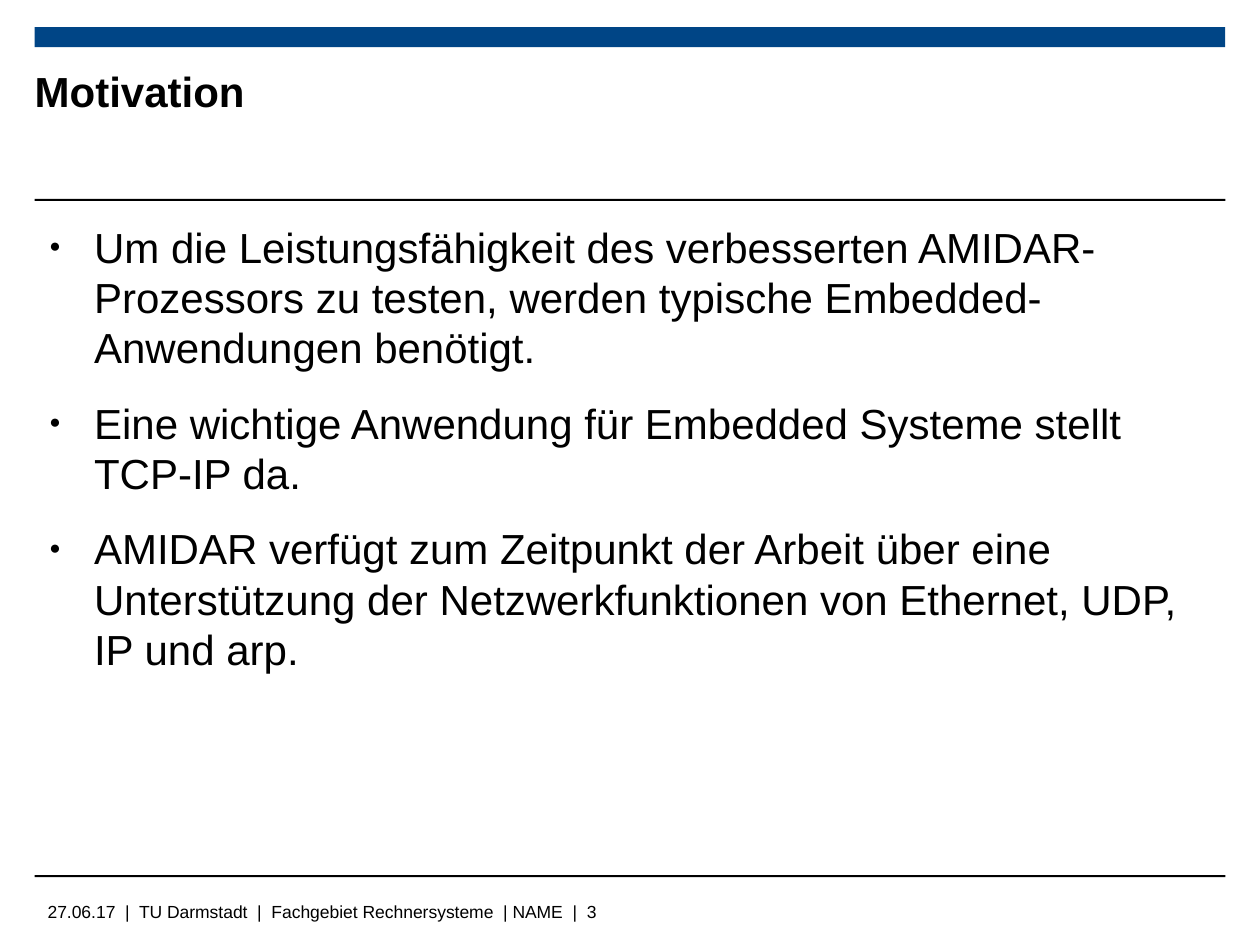
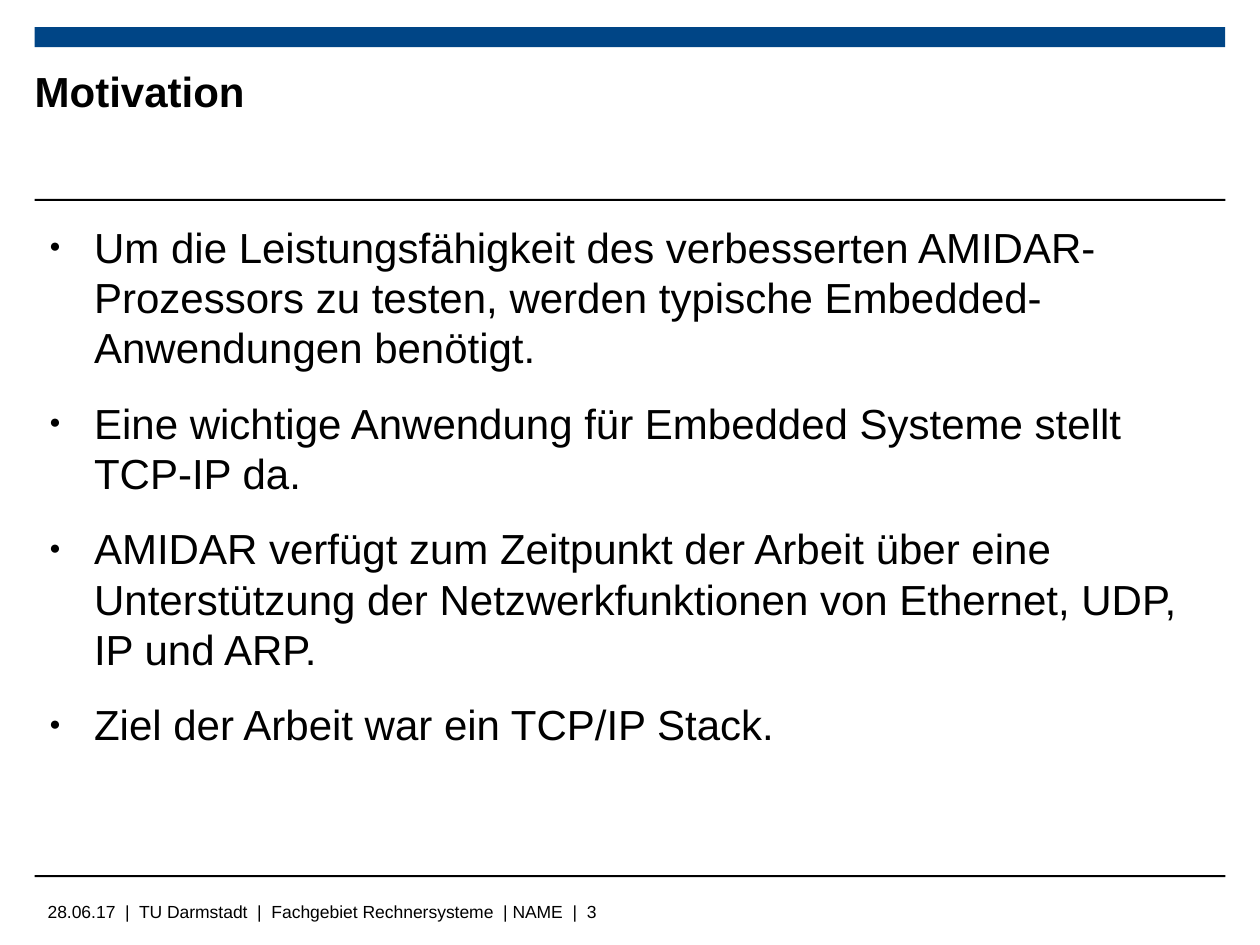
Before and after one commit to Wiero/Bachelorarbeit, a slide deck: slide 3 of Bachelorpräsenation.odp. Drawn at 1260x945 pixels with LibreOffice and Linux fonts; fonts in the diff are those of the drawing; background and template pictures are left out. Boxes give left, top, right and bottom in pixels: in the first picture for what was removed or moved away, otherwise in the second. Text is boxed around its words. In the diff, an @@ line names an element or a change of style, - is before the commit and + after.

```diff
--- a/Bachelorpräsenation.odp
+++ b/Bachelorpräsenation.odp
@@ text at <box>94,533,1176,741</box>: text changed @@
-● AMIDAR verfügt zum Zeitpunkt der Arbeit über eine Unterstützung der Netzwerkfunktionen von Ethernet, UDP, IP und arp.
+● AMIDAR verfügt zum Zeitpunkt der Arbeit über eine Unterstützung der Netzwerkfunktionen von Ethernet, UDP, IP und ARP.
+● Ziel der Arbeit war ein TCP/IP Stack.
@@ text at <box>48,905,597,922</box>: text changed @@
-27.06.17 | TU Darmstadt | Fachgebiet Rechnersysteme | NAME | 3
+28.06.17 | TU Darmstadt | Fachgebiet Rechnersysteme | NAME | 3
```
Also in this commit, not shown: 6 other slides changed, 3 slides added, 5 other files.
